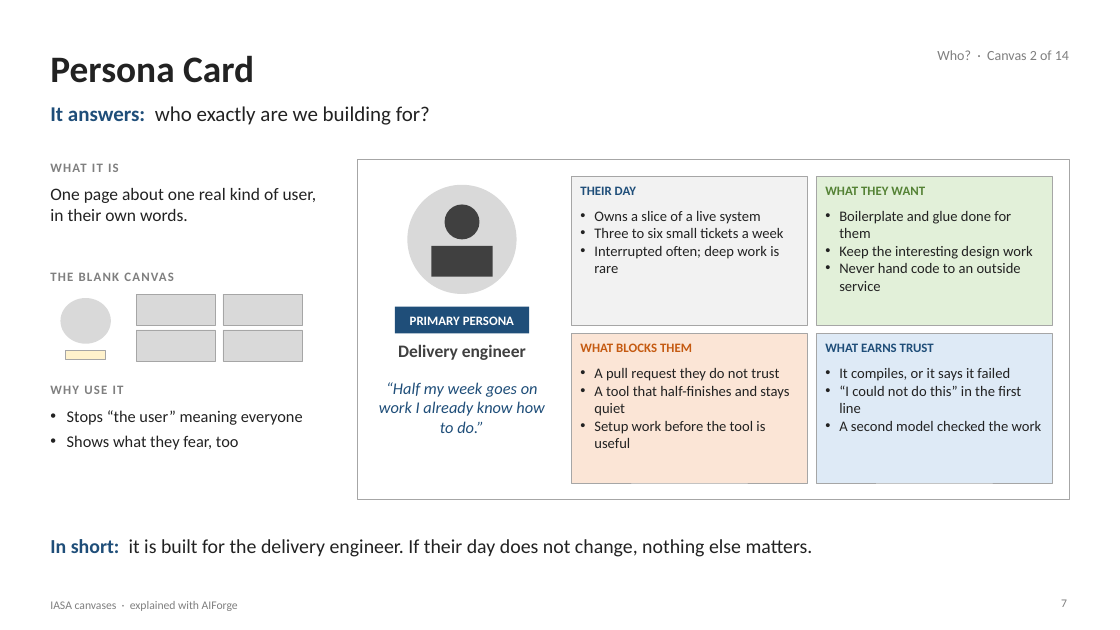
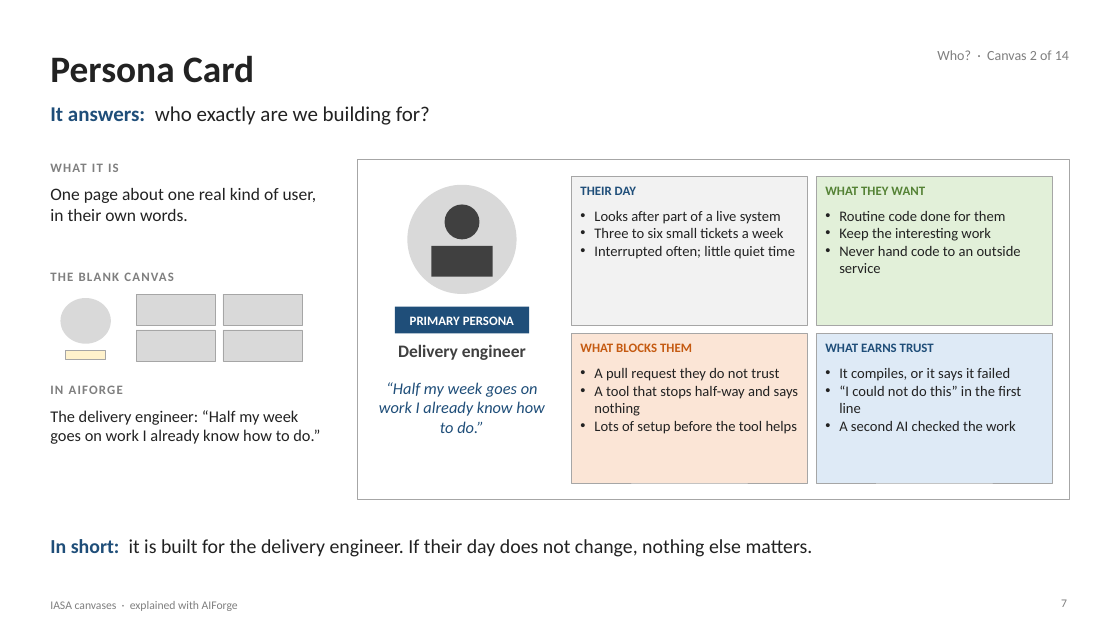
Before and after one commit to Manikanta-Reddy-Pasala/tools, a slide deck: slide 7 of course/iasa-aiforge/IASA-Canvases-with-AIForge.pptx. Drawn at 1120x630 pixels with LibreOffice and Linux fonts; fonts in the diff are those of the drawing. Boxes give left, top, right and bottom in pixels: in the first picture for what was removed or moved away, otherwise in the second. Text is boxed around its words. In the diff, an @@ line names an element or a change of style, - is before the commit and + after.

```diff
--- a/course/iasa-aiforge/IASA-Canvases-with-AIForge.pptx
+++ b/course/iasa-aiforge/IASA-Canvases-with-AIForge.pptx
@@ text at <box>594,211,781,224</box>: text changed @@
-• Owns a slice of a live system
+• Looks after part of a live system
@@ text at <box>839,211,1005,241</box>: text changed @@
-• Boilerplate and glue done for them
-• Keep the interesting design work
+• Routine code done for them
+• Keep the interesting work
@@ text at <box>594,246,795,259</box>: text changed @@
-• Interrupted often; deep work is rare
+• Interrupted often; little quiet time
@@ text at <box>50,385,123,394</box>: text changed @@
-WHY USE IT
+IN AIFORGE
@@ text at <box>594,386,799,434</box>: text changed @@
-• A tool that half-finishes and stays quiet
-• Setup work before the tool is useful
+• A tool that stops half-way and says nothing
+• Lots of setup before the tool helps
@@ text at <box>50,410,320,444</box>: text changed @@
-• Stops “the user” meaning everyone
-• Shows what they fear, too
+The delivery engineer: “Half my week goes on work I already know how to do.”
@@ text at <box>839,421,1016,431</box>: text changed @@
-• A second model checked the work
+• A second AI checked the work
```
Also in this commit, not shown: 16 other slides changed, 2 other files.
